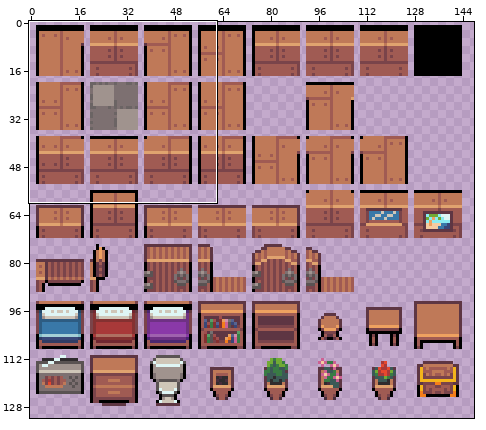
Two states of a sprite sheet, assets/maps/CustomTileset.png. The picture above shows the old version from afar; the outline marks the close-up.
Close-up. First the earlier version:
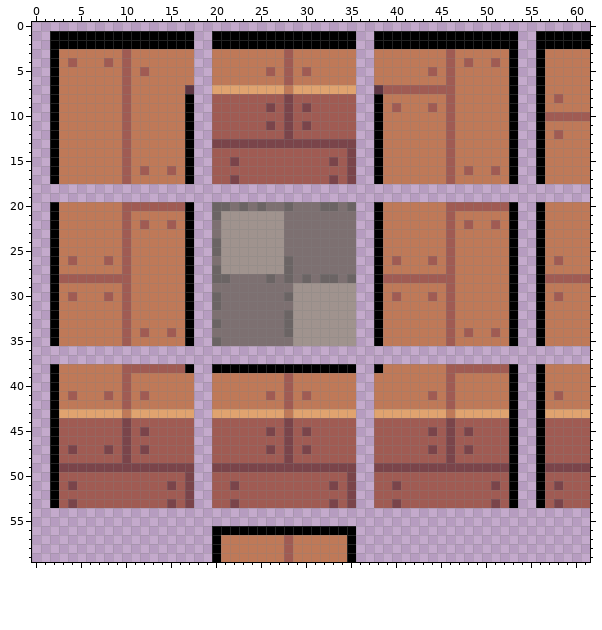
The file is 160x160 pixels. Colours within 5 levels of each other are drawn and written as one. Shown: x 0..61, y 0..59. The wide view leaves out empty margins.
New version:
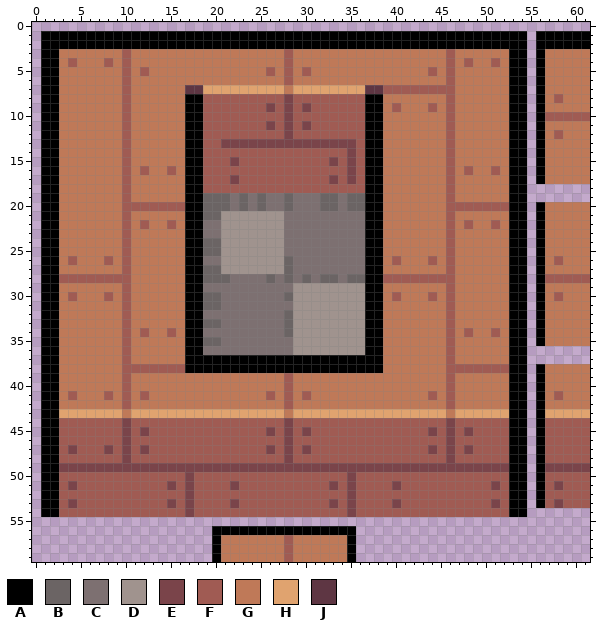
Palette (. is transparent): A #000000  B #6b6464  C #7d7071  D #a0938e  E #7a444a  F #a05b53  G #bf7958  H #e0a36f  J #5e3643
Changes in this commit:
Colour A is added in rows 1 to 2 at x 1, 18 to 19, 36 to 37 and 54; in rows 3 to 7 at x 1 and 54; in rows 8 to 17 at x 1, 18, 37 and 54; in rows 18 to 19 at x 1 to 2, 17 to 18, 37 to 38 and 53 to 54; in rows 20 to 35 at x 1, 18, 37 and 54; in row 36 at x 1 to 2, 17 to 18, 37 to 38 and 53 to 54.
Colour A is added in row 37 at x 1 to 2, 17 to 38 and 53 to 54; in row 38 at x 1, 18 to 19, 36 to 37 and 54; in rows 39 to 53 at x 1 and 54; in row 54 at x 1 to 2 and 53 to 54.
Colour B is added in row 19 at x 19 to 21, 23, 25, 28, 32 to 33 and 35 to 36; in row 20 at x 19 and 36; in row 21 at x 19; in rows 24 to 25 at x 19; in row 27 at x 19; in row 28 at x 19 and 36.
Colour B is added in rows 30 to 31 at x 19; in row 33 at x 19; in row 35 at x 19.
Colour C is added in row 19 at x 22, 24, 26 to 27, 29 to 31 and 34; in row 21 at x 36; in rows 22 to 23 at x 19 and 36; in rows 24 to 25 at x 36; in row 26 at x 19 and 36; in row 27 at x 36.
Colour C is added in row 29 at x 19; in row 32 at x 19; in row 34 at x 19; in row 36 at x 19 to 28.
Colour D is added in rows 29 to 35 at x 36; in row 36 at x 29 to 36.
Colour E is added in row 49 at x 18 to 19 and 36 to 37; in row 54 at x 17 and 35.
Colour F is added in rows 8 to 17 at x 19 and 36; in row 18 at x 10, 19 to 36 and 46; in row 19 at x 10 and 46; in rows 36 to 37 at x 10 and 46; in rows 44 to 48 at x 18 to 19 and 36 to 37; in rows 50 to 53 at x 18 to 19 and 36 to 37.
Colour F is added in row 54 at x 3 to 16, 18 to 34 and 36 to 52.
Colour F replaces colour E in row 13 at x 20.
Colour G is added in rows 3 to 6 at x 18 to 19 and 36 to 37; in rows 18 to 19 at x 3 to 9, 11 to 16, 39 to 45 and 47 to 52; in rows 36 to 37 at x 3 to 9, 11 to 16, 39 to 45 and 47 to 52; in rows 39 to 42 at x 18 to 19 and 36 to 37.
Colour H is added in row 7 at x 19 and 36; in row 43 at x 18 to 19 and 36 to 37.
Colour J is added in row 7 at x 18 and 37.
Changed places in both close-ups, as pixel boxes (x1, y1, x2, y2):
changed: (41, 31, 527, 517)
